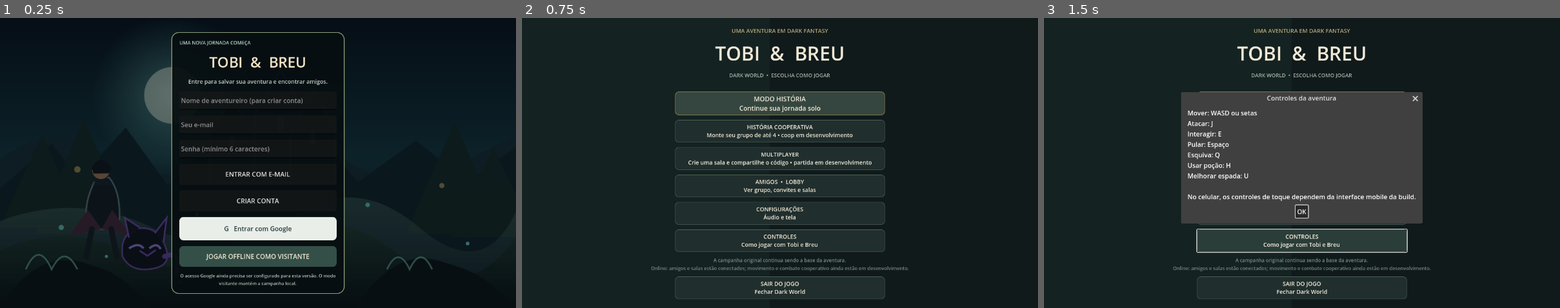
Above: before the commit, frames 1-3 (left to right).
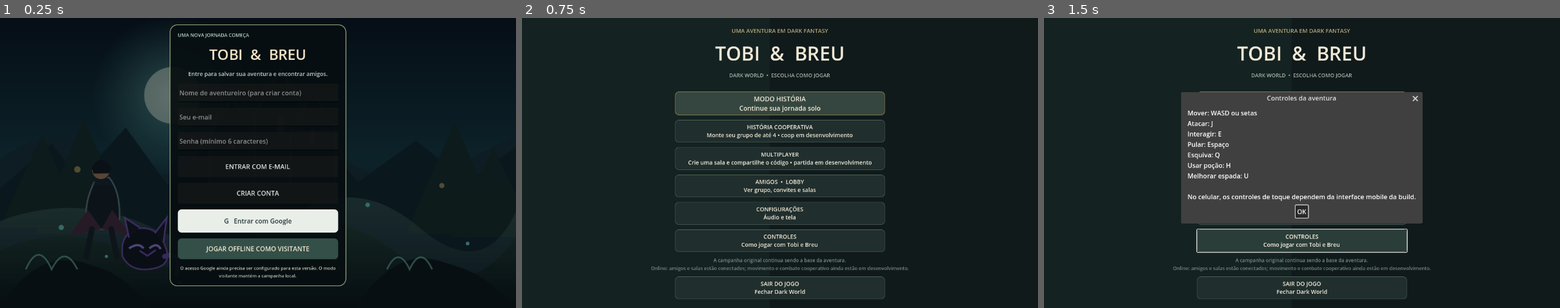
Above: after the commit, the same moments.

Repository: REALMLIFE-design/dark-fantasia-tobi-e-breu-
Game: Godot game, scene res://scenes/login.tscn
The game is run twice, just before and just after one commit, with the same random seed, the same clock (stepped at 60 frames per second) and the same inputs.
Inputs:
- Up to frame 1 (0.25 s): no input
- Up to frame 2 (0.75 s): click "JOGAR OFFLINE COMO VISITANTE" at 0.5 s
- Up to frame 3 (1.5 s): click "CONTROLES Como jogar com Tobi…" at 1.25 s

The runs differ from the first frame. In frame 1, 7.8% of the frame differs, in the area x 32-68%, y 2-96%; in frame 2, nothing differs; in frame 3, nothing differs.

Commit message:
Make login panel vertically scrollable on compact phones

Diff:
--- a/scripts/login_screen.gd
+++ b/scripts/login_screen.gd
@@ -31,10 +31,18 @@
 	center.set_anchors_and_offsets_preset(Control.PRESET_FULL_RECT)
 	add_child(center)
 	var panel := PanelContainer.new()
-	var viewport_width := get_viewport_rect().size.x
-	panel.custom_minimum_size = Vector2(minf(430.0, maxf(280.0, viewport_width - 32.0)), 0)
+	var viewport_size := get_viewport_rect().size
+	var panel_width := minf(430.0, maxf(280.0, viewport_size.x - 32.0))
+	panel.custom_minimum_size = Vector2(panel_width, 0)
+	panel.size_flags_horizontal = Control.SIZE_EXPAND_FILL
 	panel.add_theme_stylebox_override("panel", _panel_style())
-	center.add_child(panel)
+	var scroll := ScrollContainer.new()
+	scroll.custom_minimum_size = Vector2(panel_width, maxf(260.0, viewport_size.y - 32.0))
+	scroll.size_flags_horizontal = Control.SIZE_SHRINK_CENTER
+	scroll.size_flags_vertical = Control.SIZE_SHRINK_CENTER
+	scroll.horizontal_scroll_mode = ScrollContainer.SCROLL_MODE_DISABLED
+	center.add_child(scroll)
+	scroll.add_child(panel)
 	var stack := VBoxContainer.new()
 	stack.add_theme_constant_override("separation", 14)
 	stack.add_theme_constant_override("margin_left", 24)
